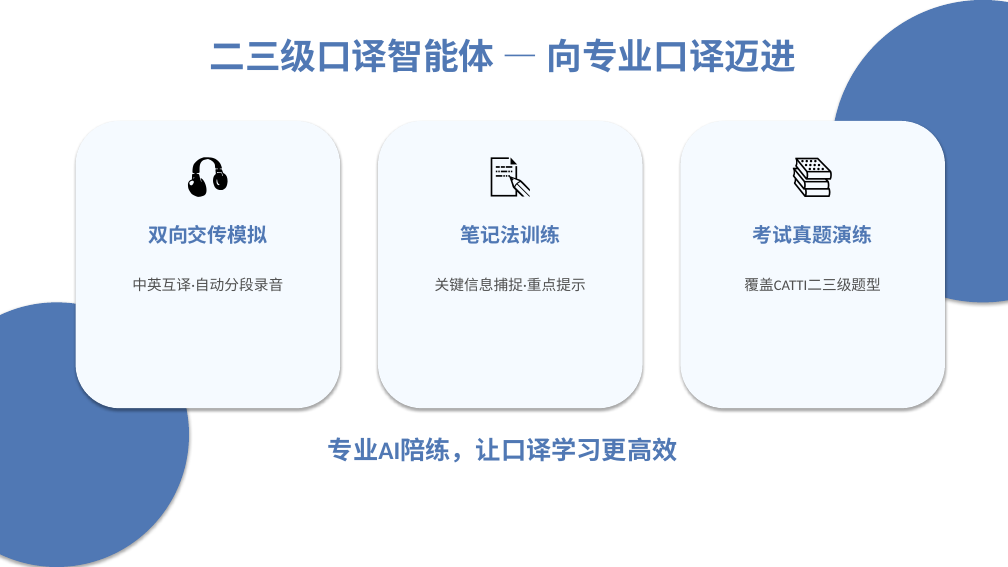
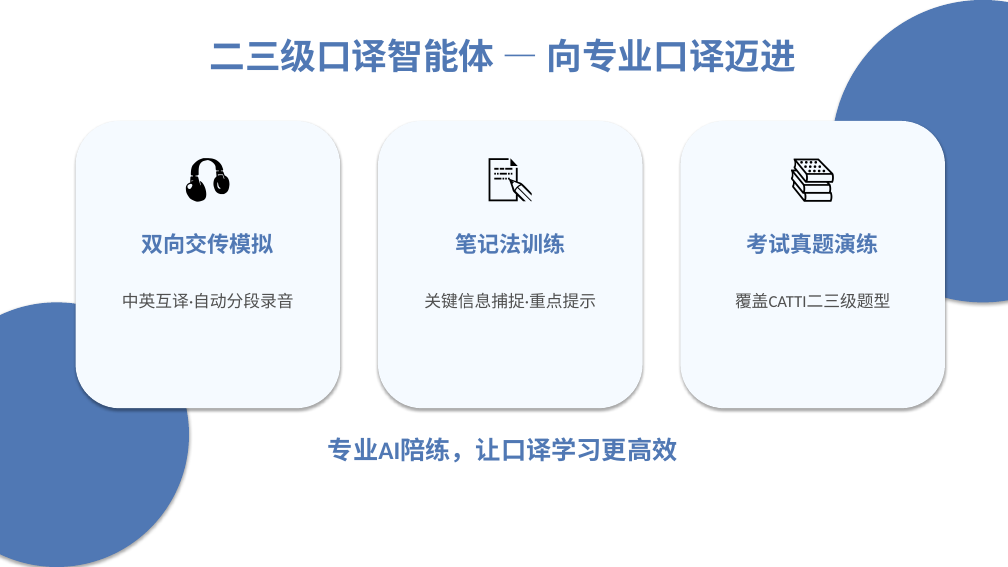
Before and after one commit to joannopan0124-hash/clone-git, a slide deck: slide 6 of 智能对话伙伴_创新版式.pptx. Drawn at 1008x567 pixels with LibreOffice and Linux fonts; fonts in the diff are those of the drawing. Boxes give left, top, right and bottom in pixels: in the first picture for what was removed or moved away, otherwise in the second. Text is boxed around its words. In the diff, an @@ line names an element or a change of style, - is before the commit and + after.

```diff
--- a/智能对话伙伴_创新版式.pptx
+++ b/智能对话伙伴_创新版式.pptx
@@ size 40 to 44 pt in 3 elements at [170,144,246,204], [473,144,548,204], [775,144,851,204] @@
@@ text "双向交传模拟": place and size @@
-text "双向交传模拟" at [148,225,267,244]
+text "双向交传模拟" at [142,233,274,254]
@@ text "笔记法训练": place and size @@
-text "笔记法训练" at [461,225,561,244]
+text "笔记法训练" at [455,233,565,254]
@@ size 19 to 21 pt in 3 elements at [142,233,274,254], [455,233,565,254], [747,233,879,254] @@
@@ text "考试真题演练": place and size @@
-text "考试真题演练" at [753,225,872,244]
+text "考试真题演练" at [747,233,879,254]
@@ text "中英互译·自动分段录音": place and size @@
-text "中英互译·自动分段录音" at [132,277,283,291]
+text "中英互译·自动分段录音" at [122,293,294,309]
@@ text "关键信息捕捉·重点提示": place and size @@
-text "关键信息捕捉·重点提示" at [435,277,586,291]
+text "关键信息捕捉·重点提示" at [424,293,596,309]
@@ size 14 to 16 pt in 3 elements at [122,293,294,309], [424,293,596,309], [735,293,890,309] @@
@@ text "覆盖CATTI二三级题型": place and size @@
-text "覆盖CATTI二三级题型" at [744,277,881,291]
+text "覆盖CATTI二三级题型" at [735,293,890,309]
```
Also in this commit, not shown: 8 other slides changed, 1 other file.
